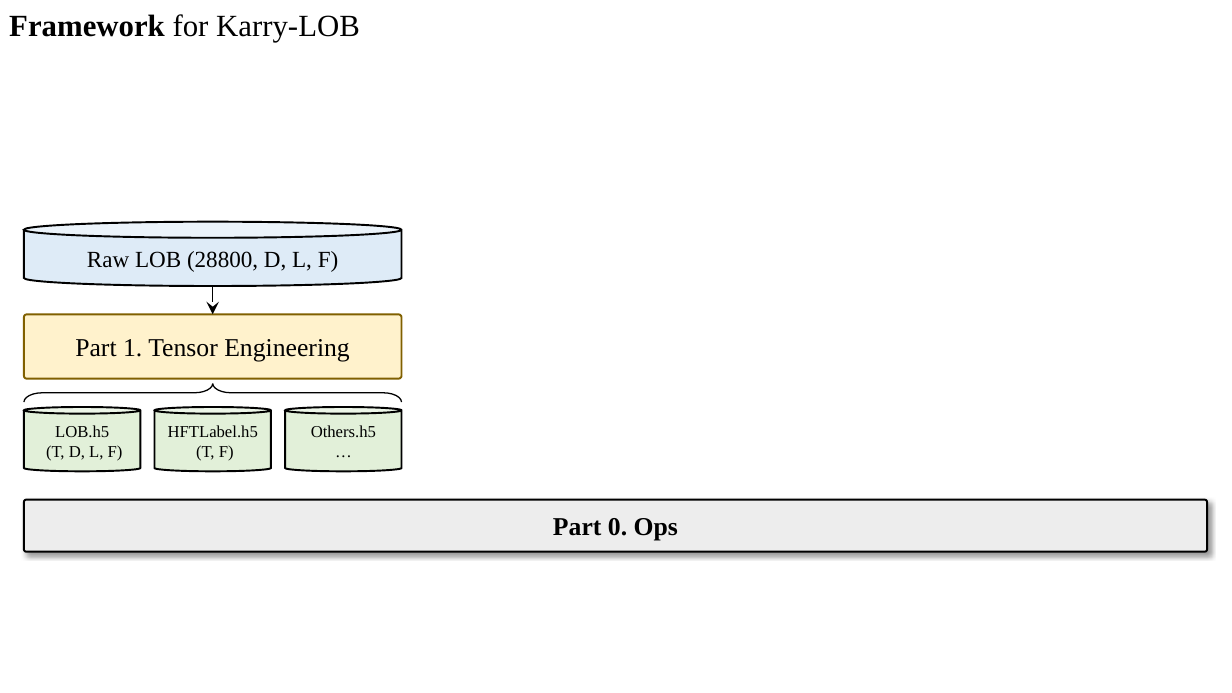
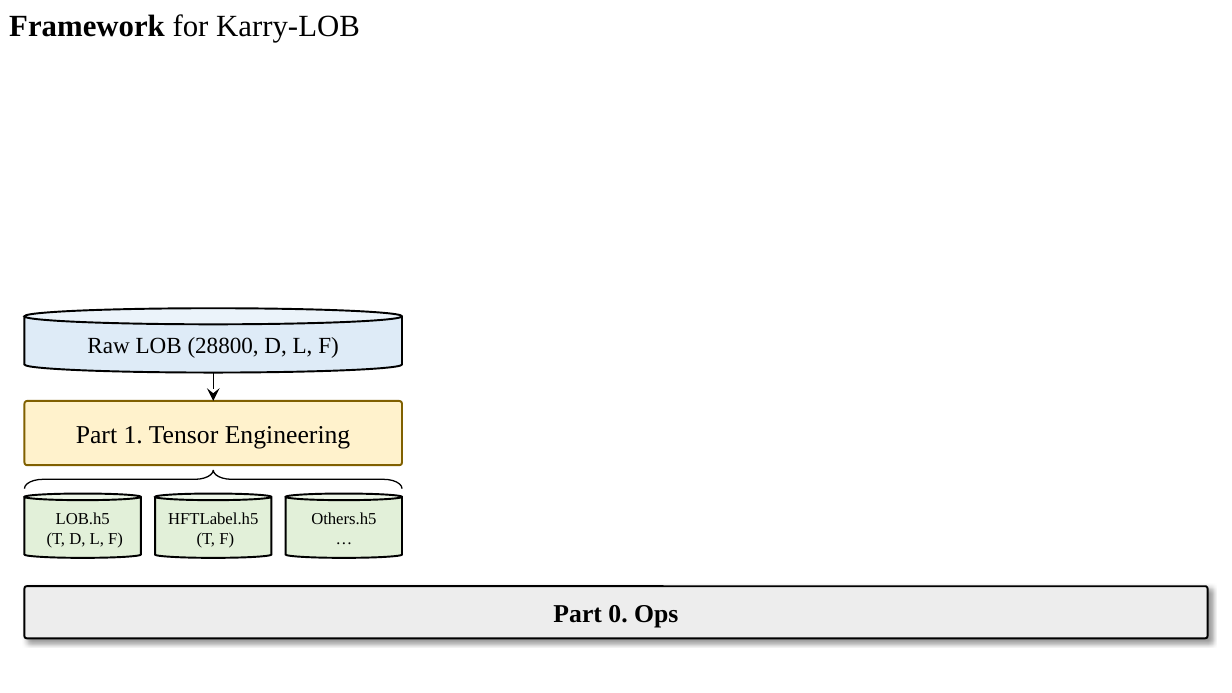
Before and after one commit to KarryRen/Karry-LOB, a slide deck: slide 1 of Images/images.pptx. Drawn at 1232x693 pixels with LibreOffice and Linux fonts; fonts in the diff are those of the drawing. Boxes give left, top, right and bottom in pixels: in the first picture for what was removed or moved away, otherwise in the second. Text is boxed around its words. In the diff, an @@ line names an element or a change of style, - is before the commit and + after.

```diff
--- a/Images/images.pptx
+++ b/Images/images.pptx
@@ 4 cylinders, 2 rounded rectangles, 1 left brace, 1 arrow: place and size @@
-4 cylinders, 2 rounded rectangles, 1 left brace, 1 arrow at [24, 222, 1207, 552]
+4 cylinders, 2 rounded rectangles, 1 left brace, 1 arrow at [24, 309, 1207, 638]
```
Also in this commit, not shown: 1 slide added, 12 other files.
